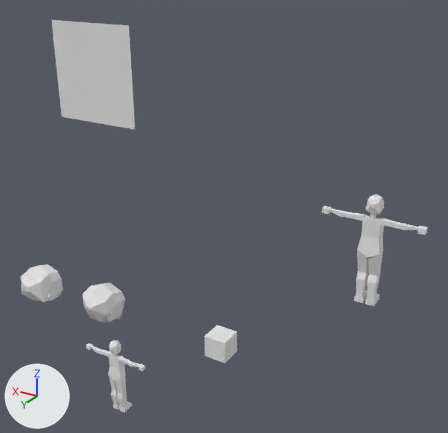
The glTF model template_psx_charter.glb: old version first, new version second.
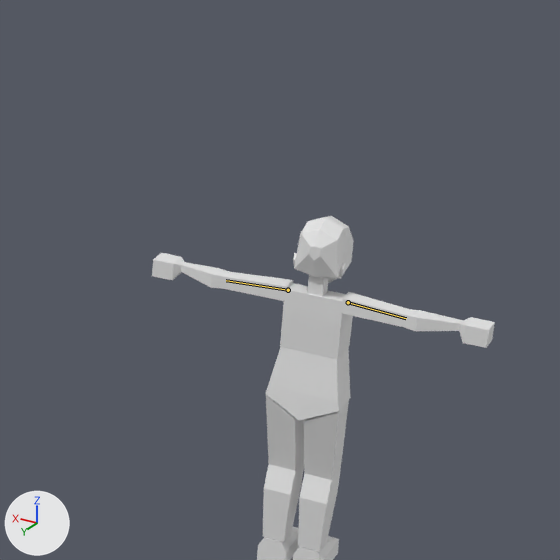
Old and new are each drawn whole from a 50 mm lens placed at (-2.77, 9.49, 5.71), pointed at (3.26, -0.56, 0.68) and again close up on the part from 61% to 100% of the width and 29% to 69% of the height. Arrows for +X, +Y and +Z are at lower left; the lights stay in place. Both versions are drawn at frame 48 of the action 'idle'; the numbers are the values there. The bones that change are drawn over the model as lines in the close-ups.
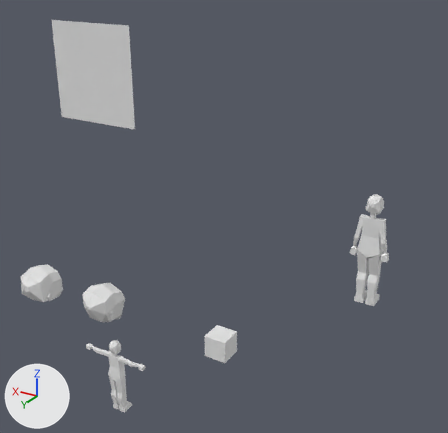
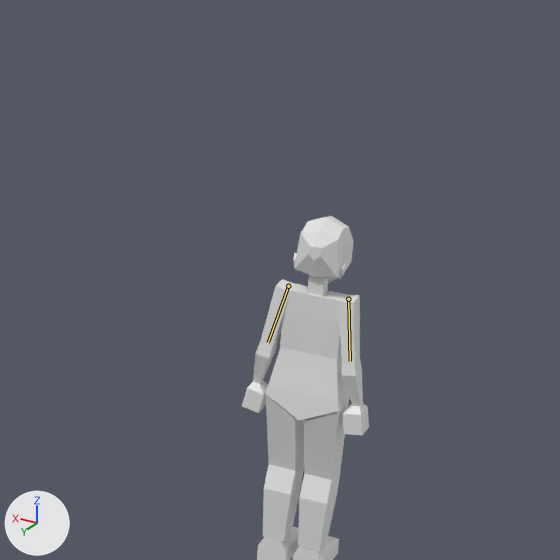
The change in detail:
Bone 'upper_arm.L' (bone_upper_arm_l) moves from (0.0, 0.0, 0.0) to (-0.021, 0.0, 0.0).
Bone 'upper_arm.L' (bone_upper_arm_l) turns from (0, 0, 0) to (-9, 11, -80) degrees about its own x, y and z.
Bone 'upper_arm.R' (bone_upper_arm_r) moves from (0.0, 0.0, 0.0) to (0.021, 0.0, 0.0).
Bone 'upper_arm.R' (bone_upper_arm_r) turns from (0, 0, 0) to (-9, -11, 80) degrees about its own x, y and z.

Location of each change, [x1, y1, x2, y2] in pixels of the close-ups (560 x 560 px):
'Cube.013', posed (66% narrower, 94% taller): before [342, 292, 409, 327]; after [338, 295, 360, 364]
'Cube.010', posed (48% narrower, 130% taller): before [223, 272, 293, 301]; after [260, 279, 296, 347]
'Cube.014', posed (63% narrower, 113% taller): before [404, 309, 463, 331]; after [342, 358, 363, 406]
'Cube.015', posed (27% narrower): before [459, 317, 495, 348]; after [343, 404, 369, 435]
'Cube.011', posed: before [181, 262, 230, 289]; after [253, 342, 277, 384]
'Cube.012', posed: before [152, 253, 184, 280]; after [242, 381, 268, 413]
bone 'upper_arm.L', root to tip: before (288, 290) to (226, 280); after (288, 286) to (268, 342)
bone 'upper_arm.R', root to tip: before (348, 302) to (406, 318); after (348, 299) to (350, 361)
